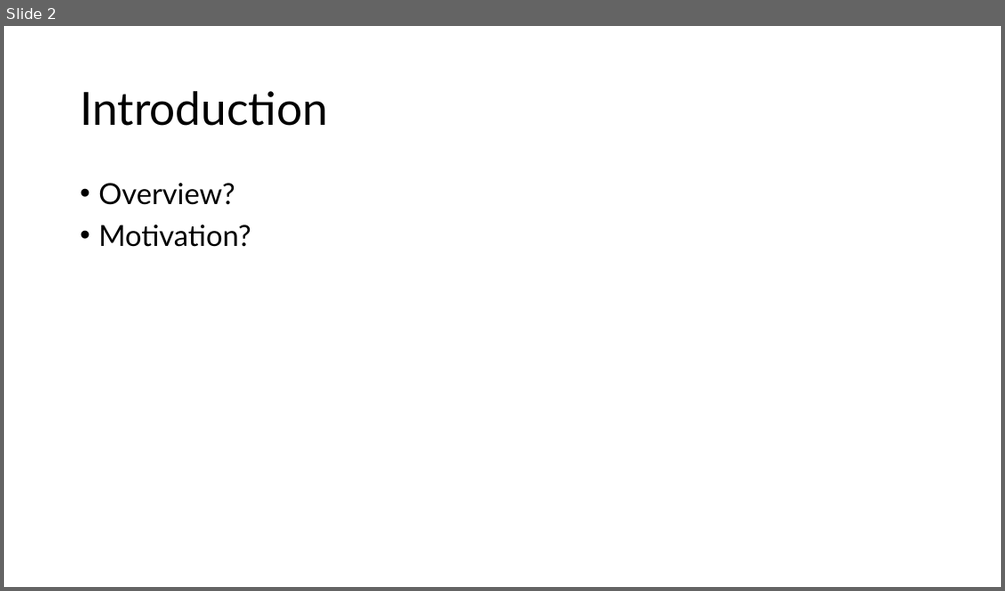
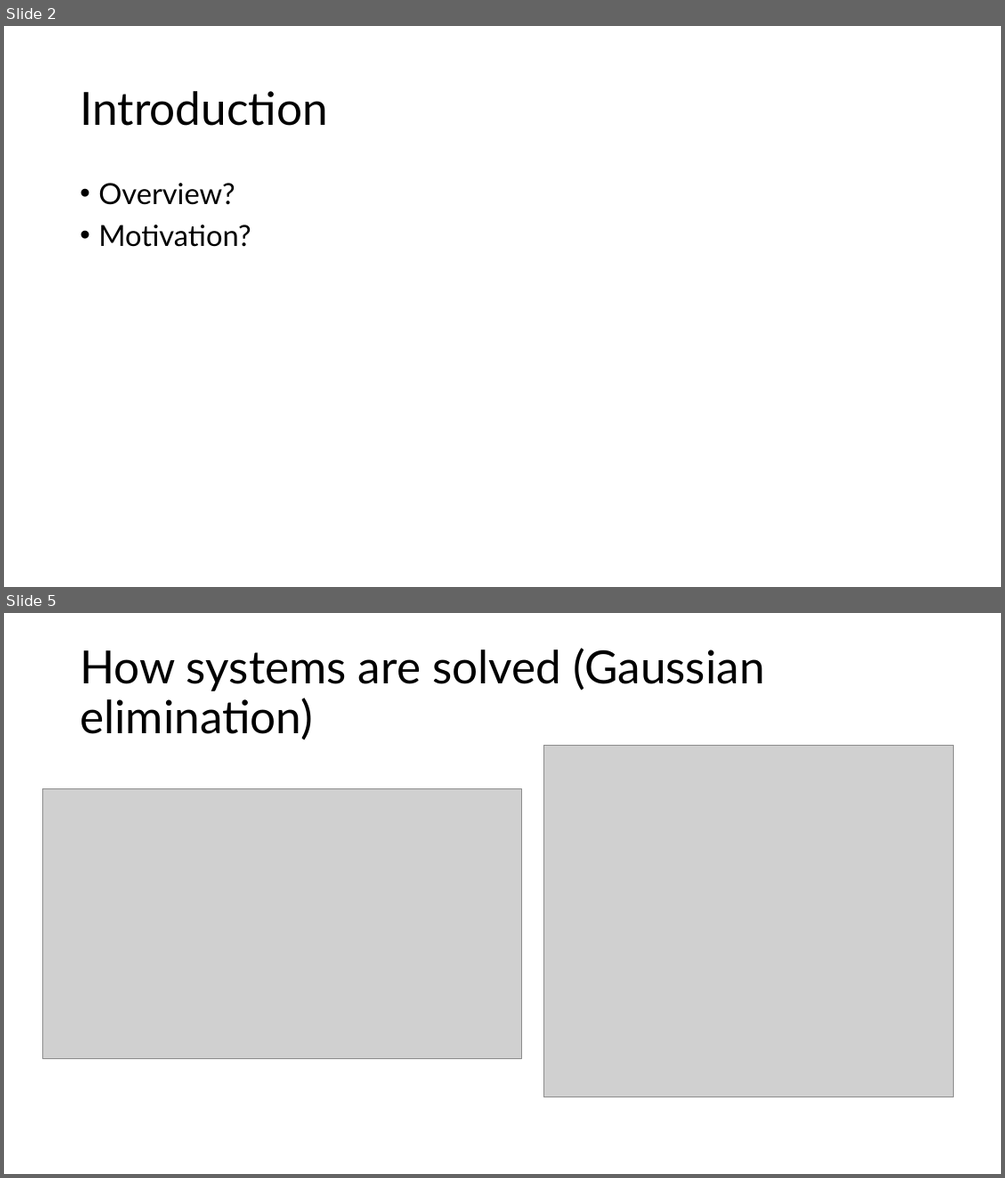
Before and after one commit to rishirattanpal/Equation-Solver, a slide deck: docs/equationSolverPresentation.pptx. Shown one above the other, each under a label of ours: slide 2 before the commit, slides 2 and 5 after it; the slides between them are not shown. The pictures are 1005x591 and 1005x1178 pixels, drawn with LibreOffice and Linux fonts; fonts in the diff are those of the drawing; grey boxes stand for pictures. Boxes give left, top, right and bottom in pixels: in the first picture for what was removed or moved away, otherwise in the second. Text is boxed around its words. In the diff, an @@ line names an element or a change of style, - is before the commit and + after.

```diff
--- a/docs/equationSolverPresentation.pptx
+++ b/docs/equationSolverPresentation.pptx
@@ slide 5 added at (x1=4, y1=613, x2=1001, y2=1174), background #FFFFFF @@
@@ title added at (x1=80, y1=648, x2=765, y2=740), 44 pt, text #000000 @@
+How systems are solved (Gaussian elimination)
@@ picture added at (x1=544, y1=746, x2=954, y2=1097) @@
@@ picture added at (x1=43, y1=788, x2=521, y2=1058) @@
```
Also in this commit, not shown: 2 slides changed, 2 other slides added, 1 slide removed, 10 other files.
